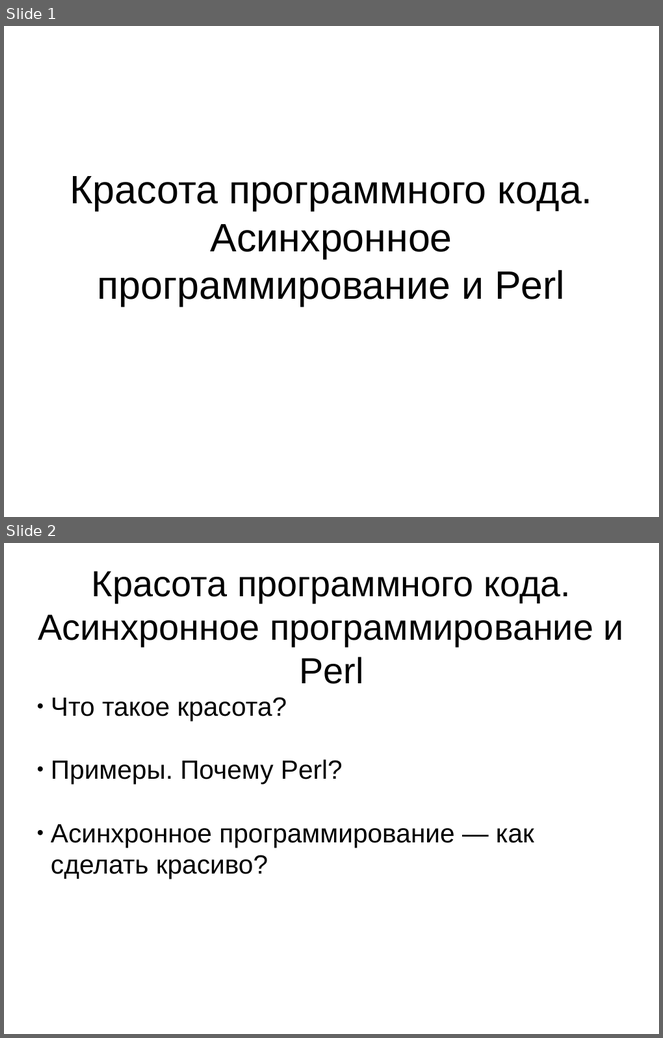
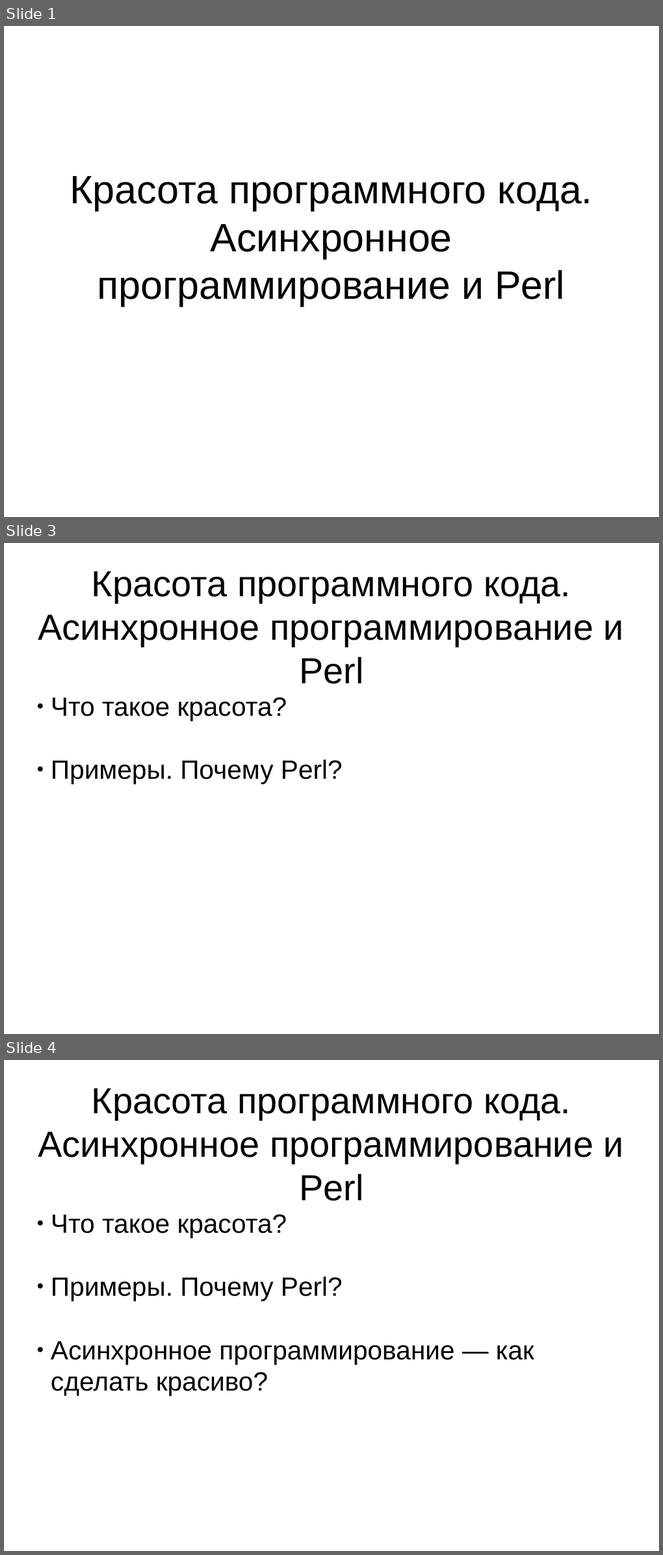
Before and after one commit to altersign/code-beauty, a slide deck: slideshow.odp. Shown one above the other, each under a label of ours: slides 1 and 2 before the commit, slides 1, 3 and 4 after it; the slides between them are not shown. The pictures are 663x1038 and 663x1555 pixels, drawn with LibreOffice and Linux fonts; fonts in the diff are those of the drawing. Boxes give left, top, right and bottom in pixels: in the first picture for what was removed or moved away, otherwise in the second. Text is boxed around its words. In the diff, an @@ line names an element or a change of style, - is before the commit and + after.

```diff
--- a/slideshow.odp
+++ b/slideshow.odp
@@ slide 3 added at (4, 543, 659, 1034), background #FFFFFF @@
@@ title added at (38, 571, 624, 684), 44 pt, text #000000 @@
+Красота программного кода. Асинхронное программирование и Perl
@@ subtitle added at (51, 697, 343, 784), 32 pt, text #000000 @@
+● Что такое красота?
+● Примеры. Почему Perl?
@@ what was slide 2 is now slide 4 @@
```
Also in this commit, not shown: 1 slide changed, 24 other slides added.
